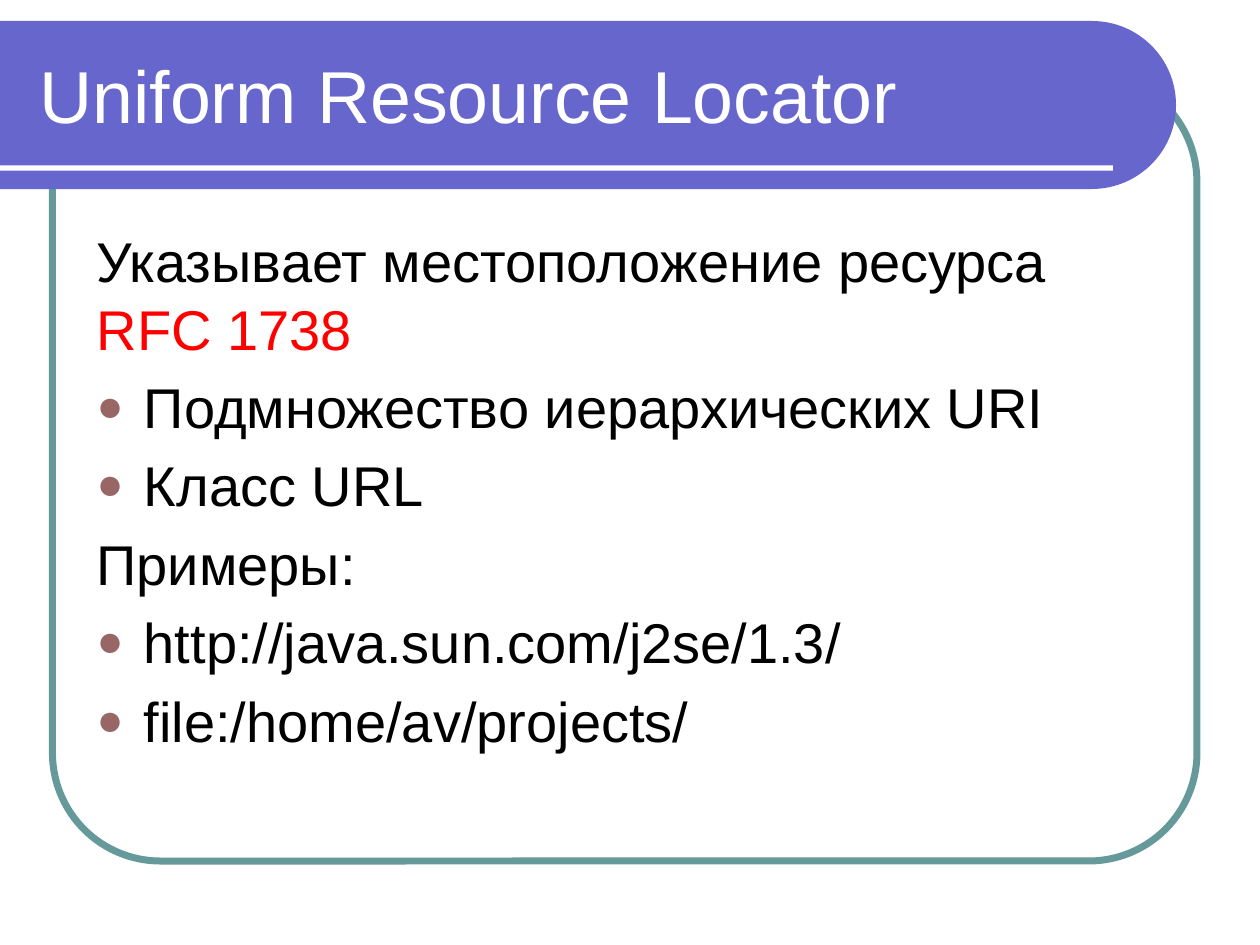
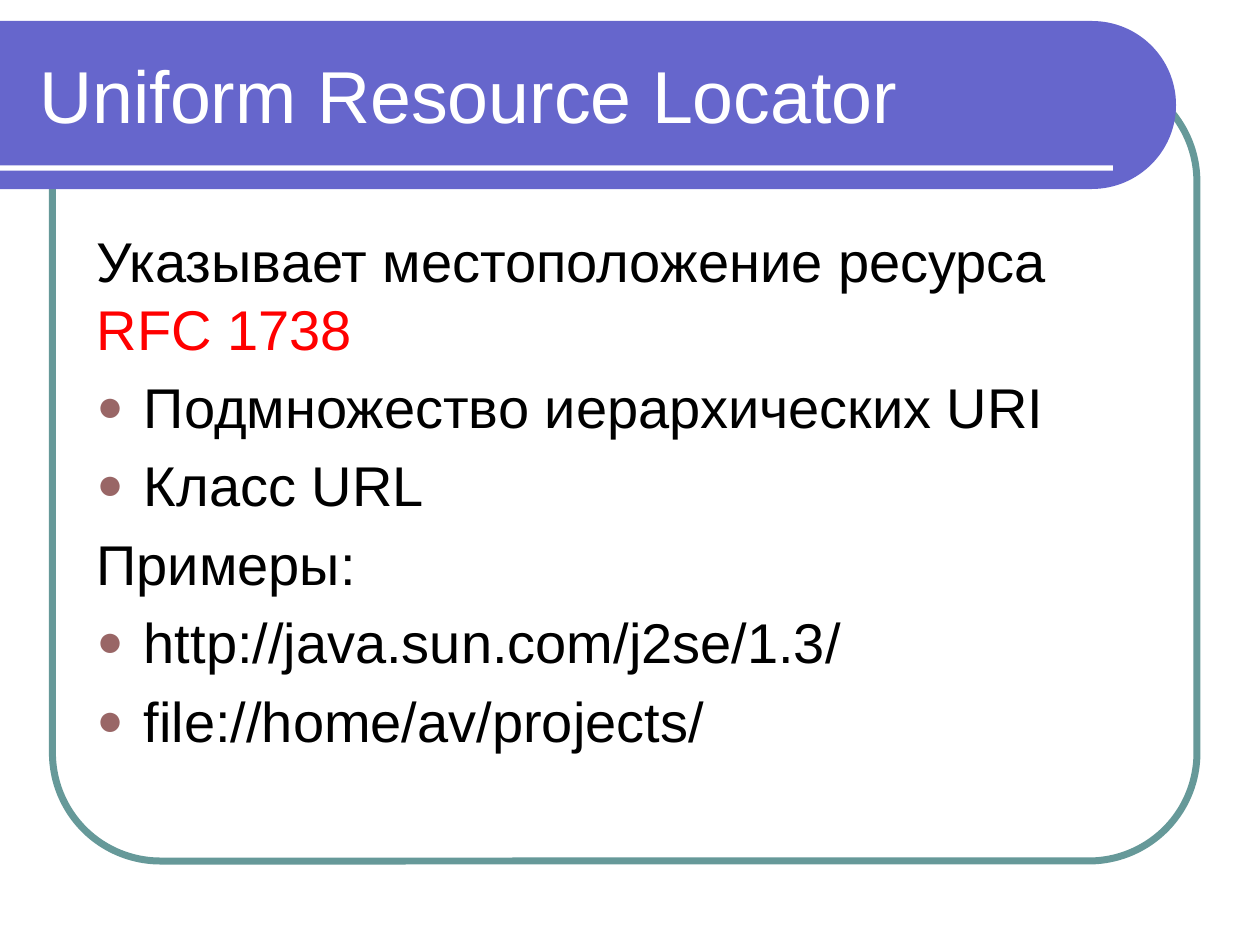
Before and after one commit to maxchv/JavaLessons, a slide deck: slide 8 of Lesson16/Network.pptx (slide 11 before the commit). Drawn at 1260x945 pixels with LibreOffice and Linux fonts; fonts in the diff are those of the drawing. Boxes give left, top, right and bottom in pixels: in the first picture for what was removed or moved away, otherwise in the second. Text is boxed around its words. In the diff, an @@ line names an element or a change of style, - is before the commit and + after.

```diff
--- a/Lesson16/Network.pptx
+++ b/Lesson16/Network.pptx
@@ text at (144, 701, 704, 752): text changed @@
-● file:/home/av/projects/
+● file://home/av/projects/
```
Also in this commit, not shown: 1 other slide changed, 1 other file.
